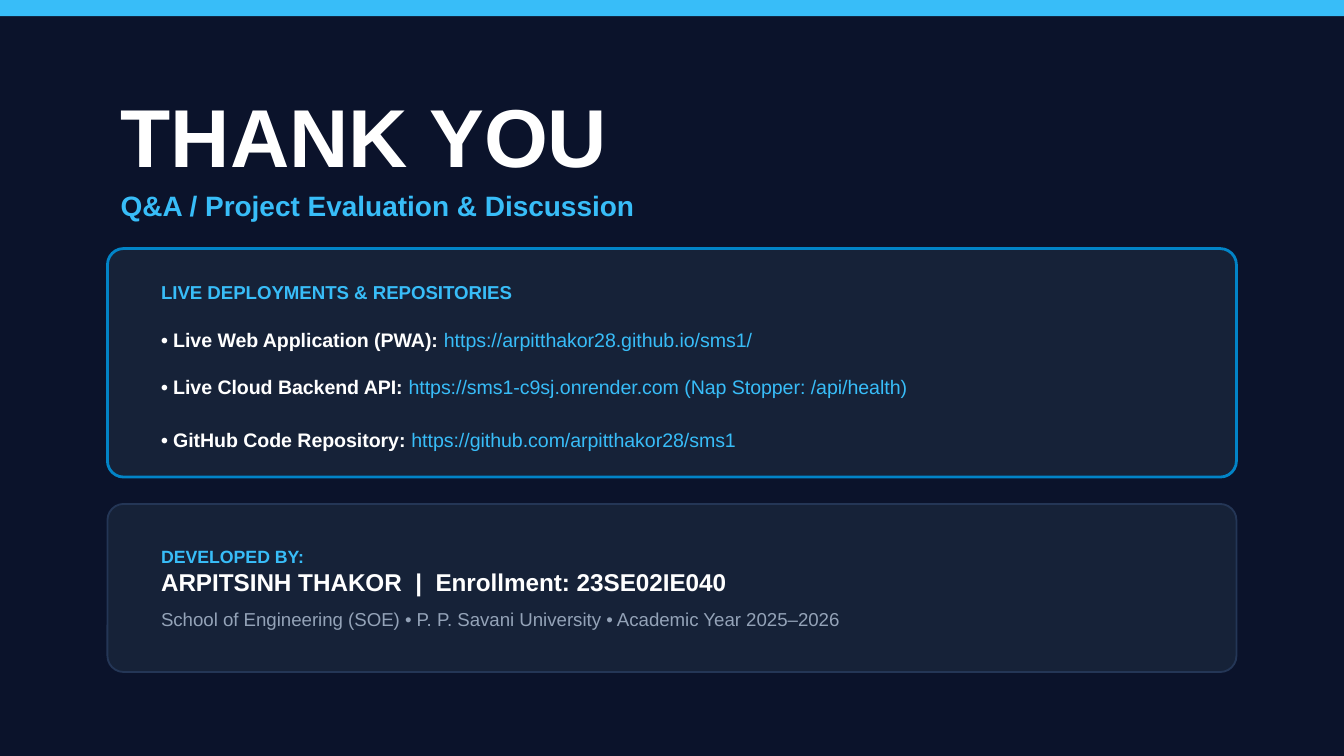
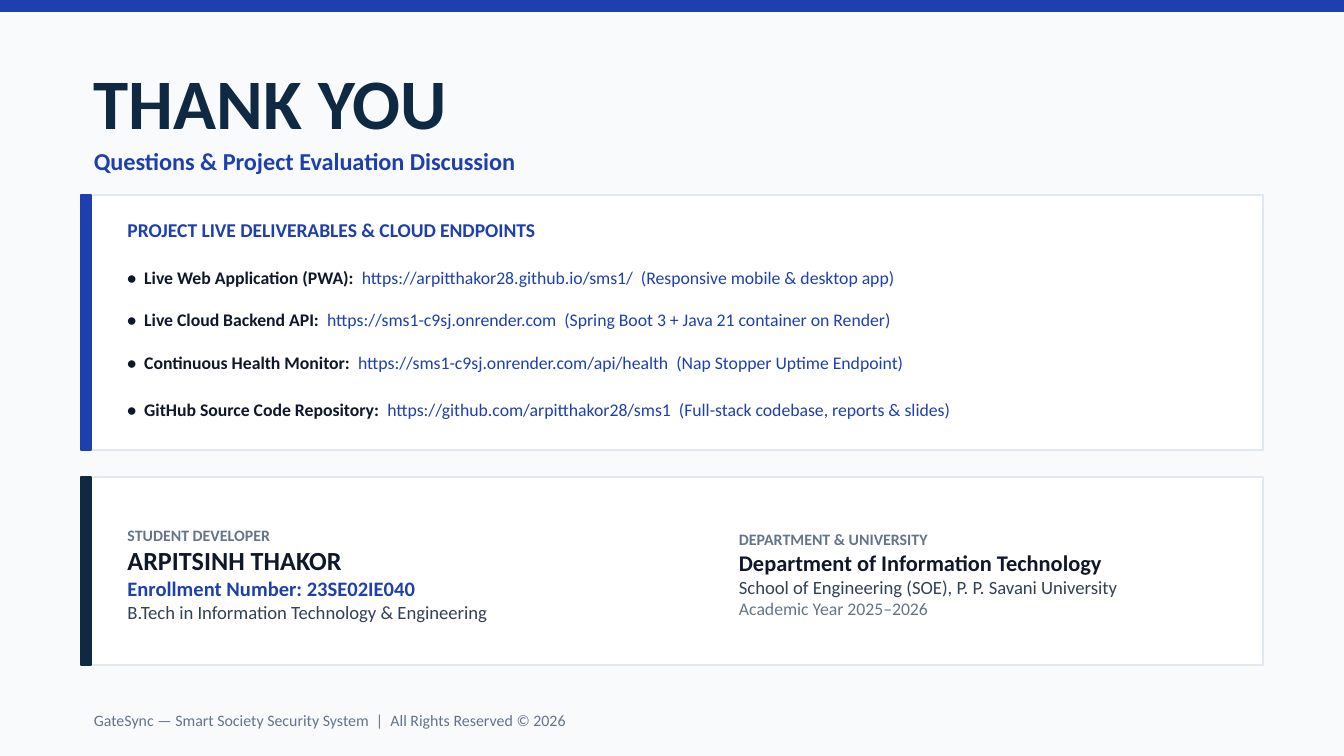
Before and after one commit to arpitthakor28/sms1, a slide deck: slide 12 of GateSync_Project_Presentation.pptx. Drawn at 1344x756 pixels with LibreOffice and Linux fonts; fonts in the diff are those of the drawing. Boxes give left, top, right and bottom in pixels: in the first picture for what was removed or moved away, otherwise in the second. Text is boxed around its words. In the diff, an @@ line names an element or a change of style, - is before the commit and + after.

Commit message:
Update presentation: human-made cold executive theme, B.Tech IT&E, valid PPTX and PDF

```diff
--- a/GateSync_Project_Presentation.pptx
+++ b/GateSync_Project_Presentation.pptx
@@ background #0B132B to #F8FAFC @@
@@ rectangle: place and size @@
-rectangle at bbox=[0, 0, 1344, 16]
+rectangle at bbox=[0, 0, 1344, 11]
@@ rectangle at bbox=[0, 0, 1344, 11]: fill #38BDF8 to #1E40AF; outline none to #1E40AF 1 pt @@
@@ text "THANK YOU": place and size @@
-text "THANK YOU" at bbox=[121, 109, 607, 168]
+text "THANK YOU" at bbox=[94, 82, 447, 130]
@@ text "THANK YOU" at bbox=[94, 82, 447, 130]: size 44 to 38 pt, font Arial to Calibri, text colour #FFFFFF to #0F2942 @@
@@ text at bbox=[94, 153, 515, 174]: text changed; size 15 to 13 pt; font Arial to Calibri; text colour #38BDF8 to #1E40AF @@
-Q&A / Project Evaluation & Discussion
+Questions & Project Evaluation Discussion
@@ rectangle: place and size @@
-rectangle at bbox=[108, 249, 1236, 477]
+rectangle at bbox=[81, 195, 1263, 450]
@@ rectangle at bbox=[81, 195, 1263, 450]: rounded rectangle to rectangle; fill #162238 to #FFFFFF; outline #0284C7 1.5 pt to #E2E8F0 1 pt @@
@@ rectangle added at bbox=[81, 195, 91, 450], fill #1E40AF, outline #1E40AF 1 pt @@
@@ text added at bbox=[127, 224, 535, 237], 10.5 pt, text #1E40AF, bold @@
+PROJECT LIVE DELIVERABLES & CLOUD ENDPOINTS
@@ text at bbox=[144, 271, 950, 419]: text changed; size 10.5 to 9.5 pt; font Arial to Calibri; text colour #38BDF8 to #1E40AF @@
-• Live Web Application (PWA): https://arpitthakor28.github.io/sms1/
-• Live Cloud Backend API: https://sms1-c9sj.onrender.com (Nap Stopper: /api/health)
-• GitHub Code Repository: https://github.com/arpitthakor28/sms1
+• Live Web Application (PWA): https://arpitthakor28.github.io/sms1/ (Responsive mobile & desktop app)
+• Live Cloud Backend API: https://sms1-c9sj.onrender.com (Spring Boot 3 + Java 21 container on Render)
+• Continuous Health Monitor: https://sms1-c9sj.onrender.com/api/health (Nap Stopper Uptime Endpoint)
+• GitHub Source Code Repository: https://github.com/arpitthakor28/sms1 (Full-stack codebase, reports & slides)
@@ text removed at bbox=[161, 286, 512, 299] @@
-LIVE DEPLOYMENTS & REPOSITORIES
@@ rectangle added at bbox=[81, 477, 1263, 665], fill #FFFFFF, outline #E2E8F0 1 pt @@
@@ rectangle added at bbox=[81, 477, 91, 665], fill #0F2942, outline #0F2942 1 pt @@
@@ rounded rectangle removed at bbox=[108, 504, 1236, 672] @@
@@ text added at bbox=[127, 530, 486, 622], 10 pt, text #334155, bold @@
+STUDENT DEVELOPER
+ARPITSINH THAKOR
+Enrollment Number: 23SE02IE040
+B.Tech in Information Technology & Engineering
@@ text at bbox=[739, 534, 1117, 615]: text changed; font Arial to Calibri; text colour #94A3B8 to #334155 @@
-DEVELOPED BY:
-ARPITSINH THAKOR | Enrollment: 23SE02IE040
-School of Engineering (SOE) • P. P. Savani University • Academic Year 2025–2026
+DEPARTMENT & UNIVERSITY
+Department of Information Technology
+School of Engineering (SOE), P. P. Savani University
+Academic Year 2025–2026
@@ text added at bbox=[94, 715, 565, 729], 8.5 pt, text #64748B @@
+GateSync — Smart Society Security System | All Rights Reserved © 2026
```
Also in this commit, not shown: 4 other slides changed, 7 slides added, 7 slides removed, 7 other files.
